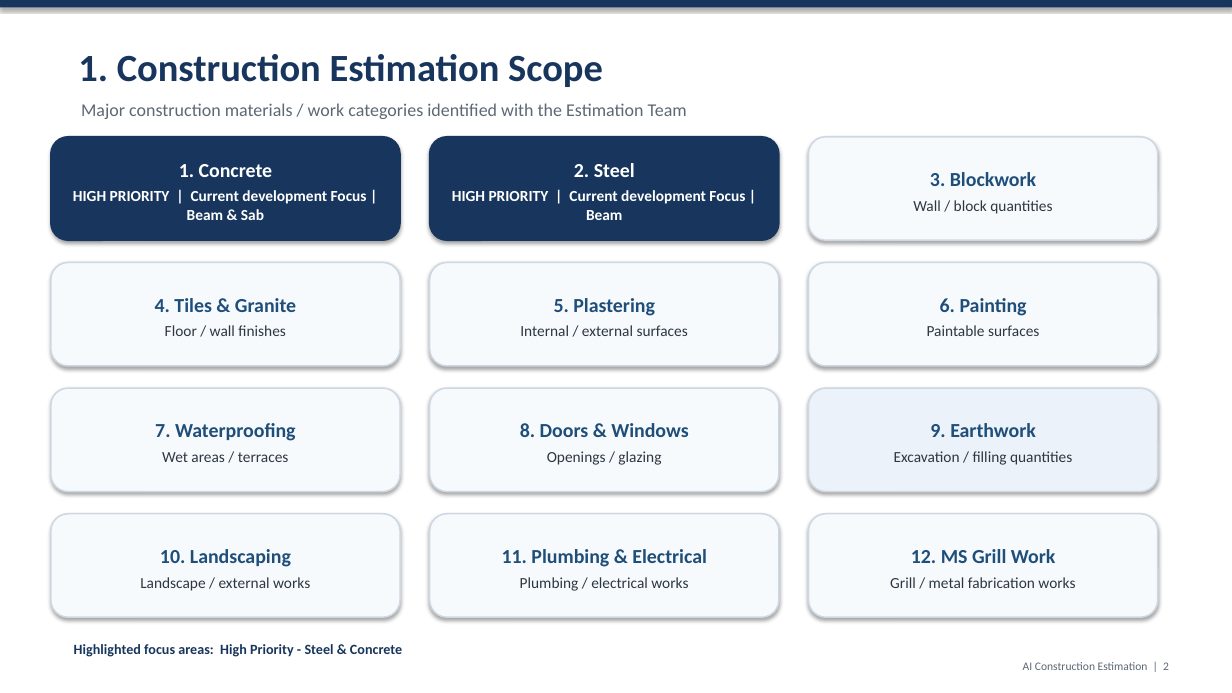
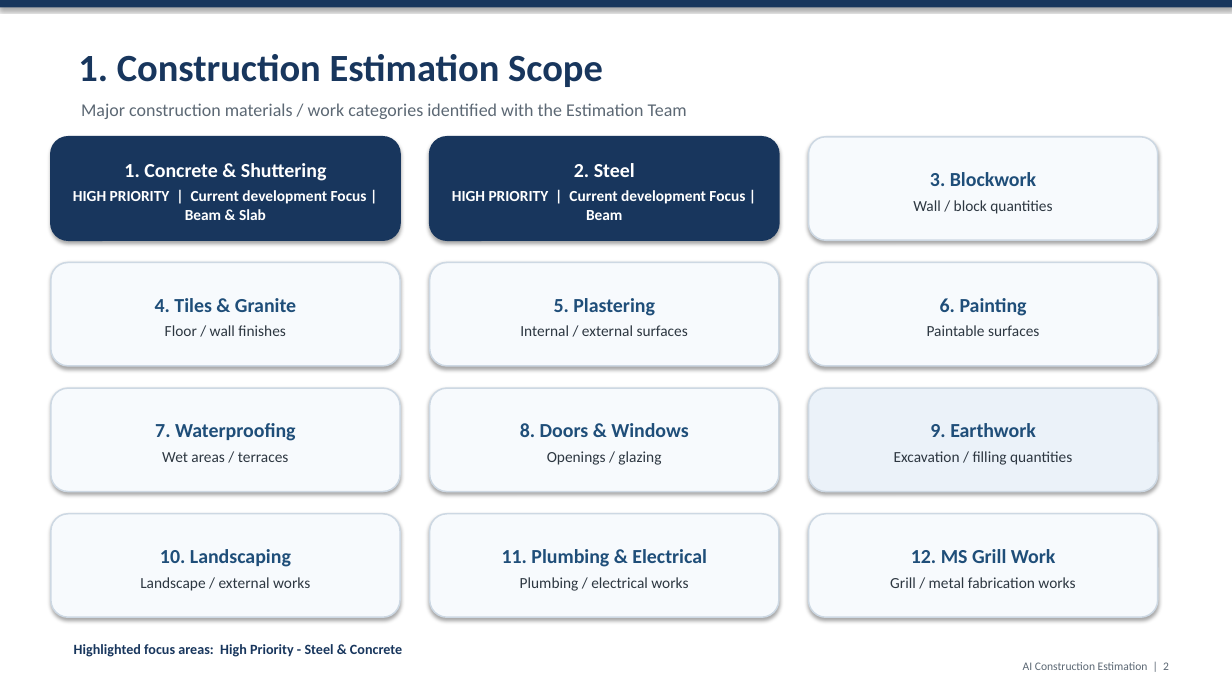
Before and after one commit to NishanthHanumantha/SteelBeamEstimator, a slide deck: slide 2 of Version10/V10_Report_Docs/Complete_AI_Estimation_Overview_V10.pptx. Drawn at 1232x693 pixels with LibreOffice and Linux fonts; fonts in the diff are those of the drawing. Boxes give left, top, right and bottom in pixels: in the first picture for what was removed or moved away, otherwise in the second. Text is boxed around its words. In the diff, an @@ line names an element or a change of style, - is before the commit and + after.

```diff
--- a/Version10/V10_Report_Docs/Complete_AI_Estimation_Overview_V10.pptx
+++ b/Version10/V10_Report_Docs/Complete_AI_Estimation_Overview_V10.pptx
@@ text in rounded rectangle at [73, 163, 367, 220]: text changed @@
-1. Concrete
-HIGH PRIORITY | Current development Focus | Beam & Sab
+1. Concrete & Shuttering
+HIGH PRIORITY | Current development Focus | Beam & Slab
```
Also in this commit, not shown: 3 other slides changed, 6 slides added, 5 slides removed, 14 other files.
